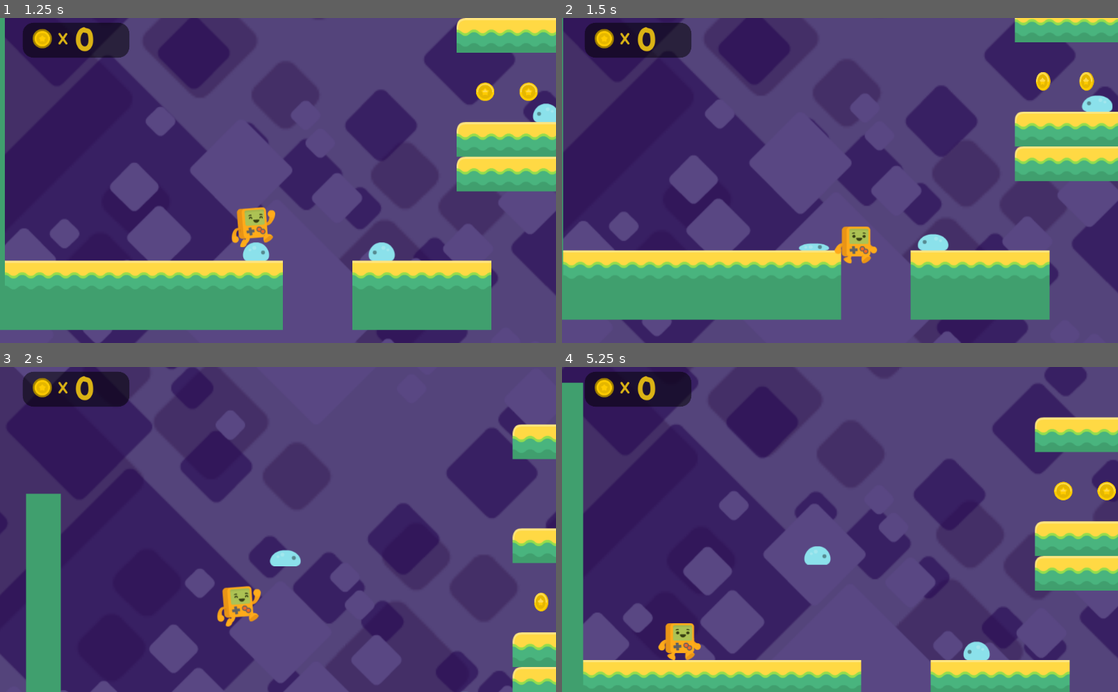
Above: before the commit, frames 1-4 (two rows, left to right).
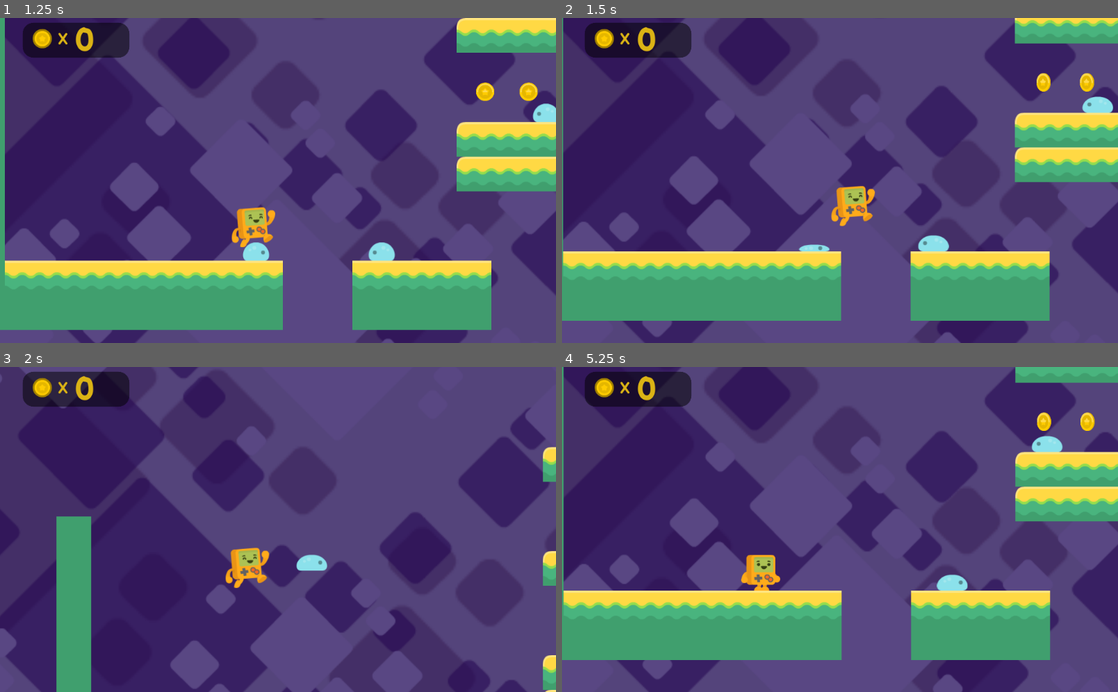
Above: after the commit, the same moments.

Repository: jor-el-swe/PlatformerTutorial
Game: Godot game, scene res://Level1.tscn
The game is run twice, just before and just after one commit, with the same random seed, the same clock (stepped at 60 frames per second) and the same inputs. The project has no main scene, so this scene is started directly.
Inputs:
- Up to frame 1 (1.25 s): hold Right (right) from 0.53 s (still down); tap Space (jump) at 0.77 s
- Up to frame 2 (1.5 s): keep holding Right (right)
- Up to frame 3 (2 s): keep holding Right (right); tap Space (jump) at 1.52 s
- Up to frame 4 (5.25 s): release Right (right) at 2.03 s; hold Left (left) 2.03-2.78 s; hold Right (right) 2.78-4.28 s; tap Space (jump) at 3.02, 3.77, 4.52 s; hold Left (left) 4.28-5.03 s; hold Right (right) from 5.03 s (still down)

Frame 1 is identical in both runs. In frame 2, 4.1% of the frame differs, in the area x 0-100%, y 0-98%; in frame 3, 22%; in frame 4, 47%, in the area x 0-100%, y 0-100%.

Commit message:
fixes side bounce on enemy hit

Diff:
--- a/Attila.gd
+++ b/Attila.gd
@@ -48,3 +48,22 @@
 
 func _on_FallZone_body_entered(body):
 	get_tree().change_scene("res://Level1.tscn")
+
+func bounce():
+	velocity.y = -500
+
+func ouch(var xPosition):
+	velocity.y = -500
+	print("ouch")
+	if position.x < xPosition:
+		velocity.x = -1000
+	elif position.x > xPosition:
+		velocity.x = 1000
+
+	set_modulate(Color(1,0.3,0.3,0.4))
+	$Timer.start()
+	Input.action_release("left")
+	Input.action_release("right")
+
+func _on_Timer_timeout():
+	set_modulate(Color(1,1,1,1))
--- a/Attila.tscn
+++ b/Attila.tscn
@@ -19,3 +19,9 @@
 [node name="CollisionShape2D" type="CollisionShape2D" parent="."]
 position = Vector2( 0.127319, 14.9961 )
 shape = SubResource( 1 )
+
+[node name="Timer" type="Timer" parent="."]
+wait_time = 0.3
+one_shot = true
+
+[connection signal="timeout" from="Timer" to="." method="_on_Timer_timeout"]
--- a/Level1.tscn
+++ b/Level1.tscn
@@ -174,7 +174,6 @@
 [node name="enemy" parent="enemies" instance=ExtResource( 10 )]
 position = Vector2( -623.88, 71.524 )
 direction = 1
-detectsCliffs = false
 
 [node name="enemy4" parent="enemies" instance=ExtResource( 10 )]
 position = Vector2( -267.357, 333.453 )
--- a/enemy.gd
+++ b/enemy.gd
@@ -32,15 +32,17 @@
 	speed = 0
 	set_collision_mask_bit(0, false)
 	set_collision_layer_bit(4, false)
+	$topChecker.set_collision_mask_bit(0, false)
+	$topChecker.set_collision_layer_bit(4, false)
 	$sidesChecker.set_collision_mask_bit(0, false)
 	$sidesChecker.set_collision_layer_bit(4, false)
 	$Timer.start()
-
+	body.bounce()
 
 func _on_sidesChecker_body_entered(body):
 	if body.name == "Attila":
 		print("hit player")
-		get_tree().change_scene("res://Level1.tscn")
+		body.ouch(position.x)
 
 
 func _on_Timer_timeout():
--- a/enemy.tscn
+++ b/enemy.tscn
@@ -25,7 +25,7 @@
 extents = Vector2( 20.0577, 3.32809 )
 
 [sub_resource type="RectangleShape2D" id=4]
-extents = Vector2( 28.196, 8.57979 )
+extents = Vector2( 29.2902, 8.57979 )
 
 [node name="enemy" type="KinematicBody2D"]
 collision_layer = 16
@@ -61,7 +61,7 @@
 collision_mask = 33
 
 [node name="CollisionShape2D" type="CollisionShape2D" parent="sidesChecker"]
-position = Vector2( 0.353561, 8.5749 )
+position = Vector2( 0.799011, 6.7931 )
 shape = SubResource( 4 )
 
 [node name="Timer" type="Timer" parent="."]
